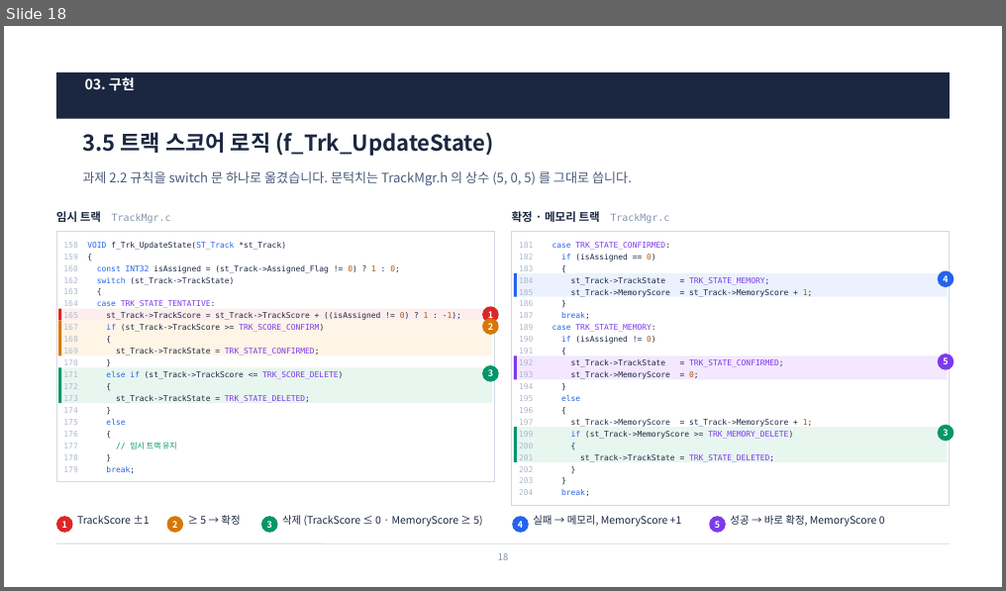
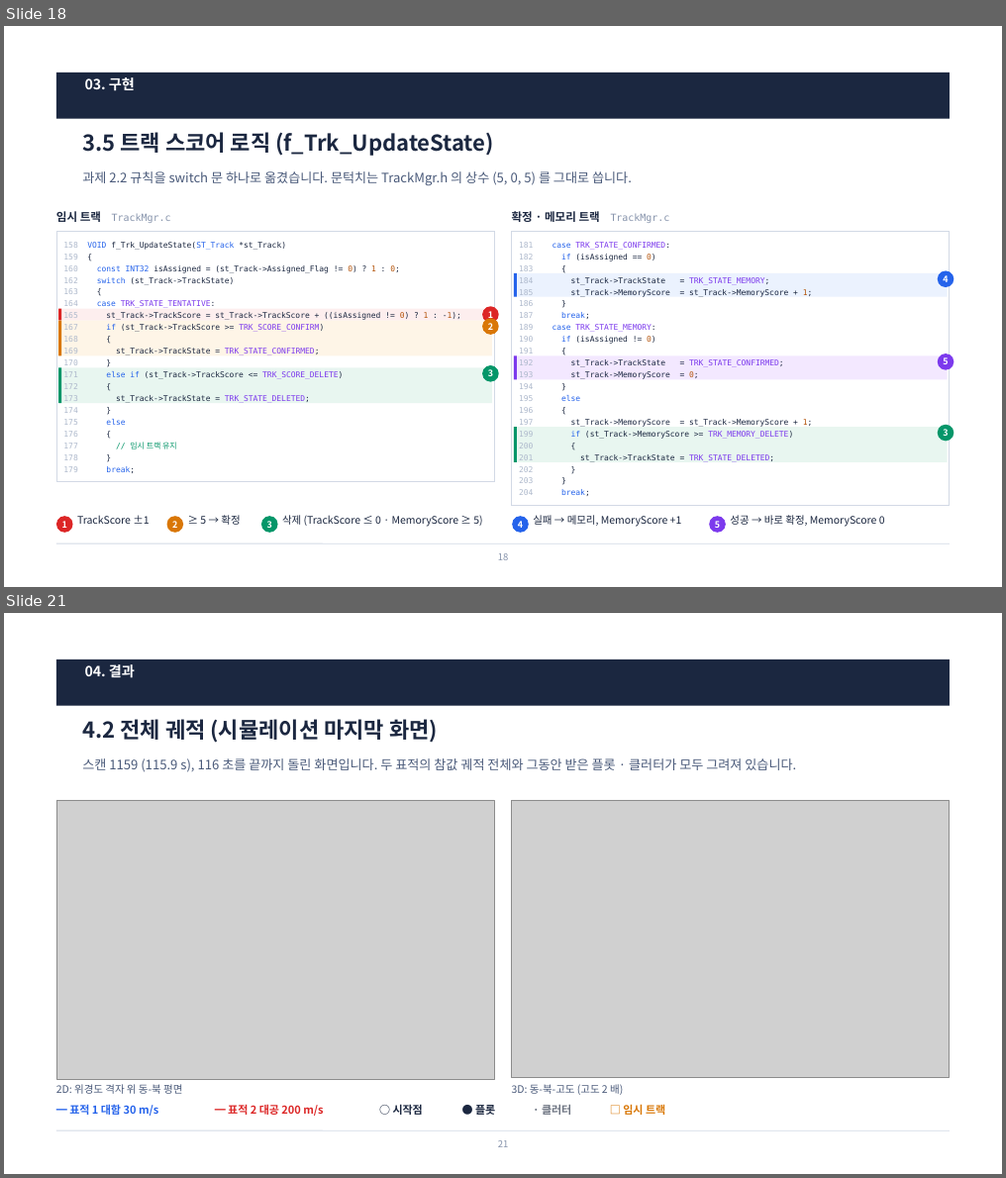
Before and after one commit to harley-hwan/radar-sw-study, a slide deck: Part5_Track_Init_Mgmt/ref/산출물/Chapter5_TrackInitMgmt.pptx. Shown one above the other, each under a label of ours: slide 18 before the commit, slides 18 and 21 after it; the slides between them are not shown. The pictures are 1006x591 and 1006x1178 pixels, drawn with LibreOffice and Linux fonts; fonts in the diff are those of the drawing; grey boxes stand for pictures. Boxes give left, top, right and bottom in pixels: in the first picture for what was removed or moved away, otherwise in the second. Text is boxed around its words. In the diff, an @@ line names an element or a change of style, - is before the commit and + after.

```diff
--- a/Part5_Track_Init_Mgmt/ref/산출물/Chapter5_TrackInitMgmt.pptx
+++ b/Part5_Track_Init_Mgmt/ref/산출물/Chapter5_TrackInitMgmt.pptx
@@ slide 21 added at [4,613,1002,1174], background #FFFFFF; not listed: 2 template elements that a slide beside it also shows @@
@@ text added at [85,664,135,678], 13.5 pt, text #FFFFFF, bold @@
+04. 결과
@@ title added at [82,719,438,743], 21 pt, text #1B2740, bold @@
+4.2 전체 궤적 (시뮬레이션 마지막 화면)
@@ text added at [82,759,796,772], 12.5 pt, text #4A5A7A @@
+스캔 1159 (115.9 s), 116 초를 끝까지 돌린 화면입니다. 두 표적의 참값 궤적 전체와 그동안 받은 플롯 · 클러터가 모두 그려져 있습니다.
@@ picture added at [56,800,494,1079] @@
@@ picture added at [512,800,949,1078] @@
@@ text added at [56,1084,182,1094], 10 pt, text #4A5A7A @@
+2D: 위경도 격자 위 동-북 평면
@@ text added at [512,1084,623,1095], 10 pt, text #4A5A7A @@
+3D: 동-북-고도 (고도 2 배)
@@ text added at [69,1104,158,1116], 10.5 pt, text #2563EB, bold @@
+━ 표적 1 대함 30 m/s
@@ text added at [228,1104,323,1116], 10.5 pt, text #DC2626, bold @@
+━ 표적 2 대공 200 m/s
@@ text added at [393,1104,423,1115], 10.5 pt, text #1B2740, bold @@
+○ 시작점
@@ text added at [475,1103,495,1118], 10.5 pt, text #1B2740, bold @@
+● 플롯
@@ text added at [542,1105,571,1115], 10.5 pt, text #6B7280, bold @@
+· 클러터
@@ text added at [623,1104,665,1115], 10.5 pt, text #D97706, bold @@
+□ 임시 트랙
@@ page number added at [498,1141,508,1148], 9 pt, text #8794AC @@
+21
```
Also in this commit, not shown: 4 slides changed, 1 slide removed, 17 other files.
